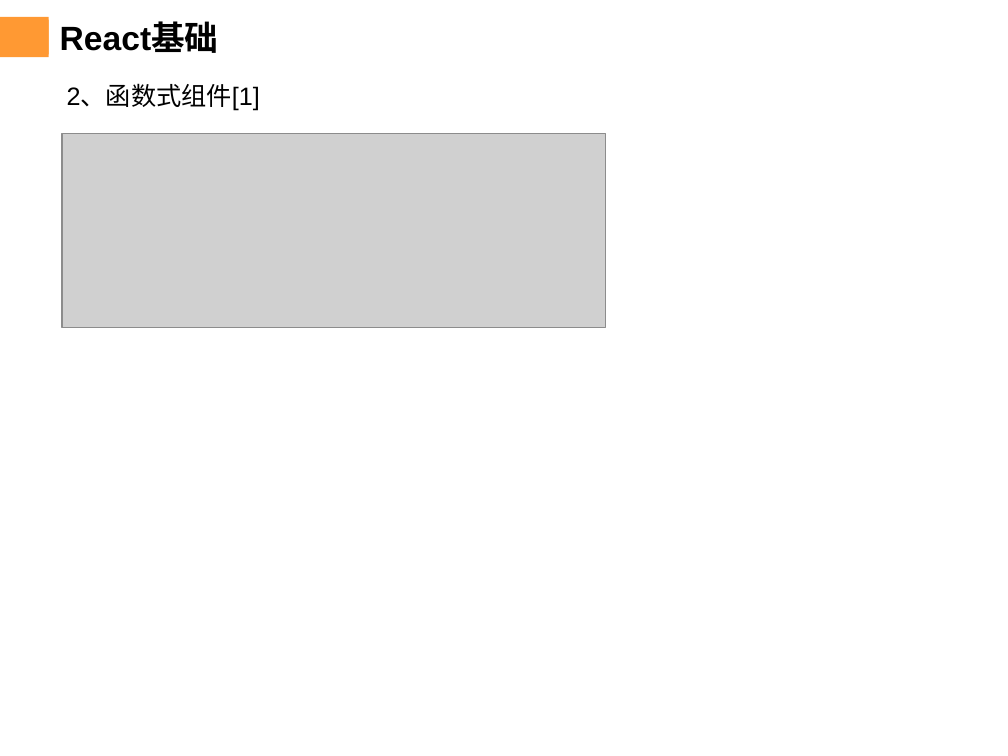
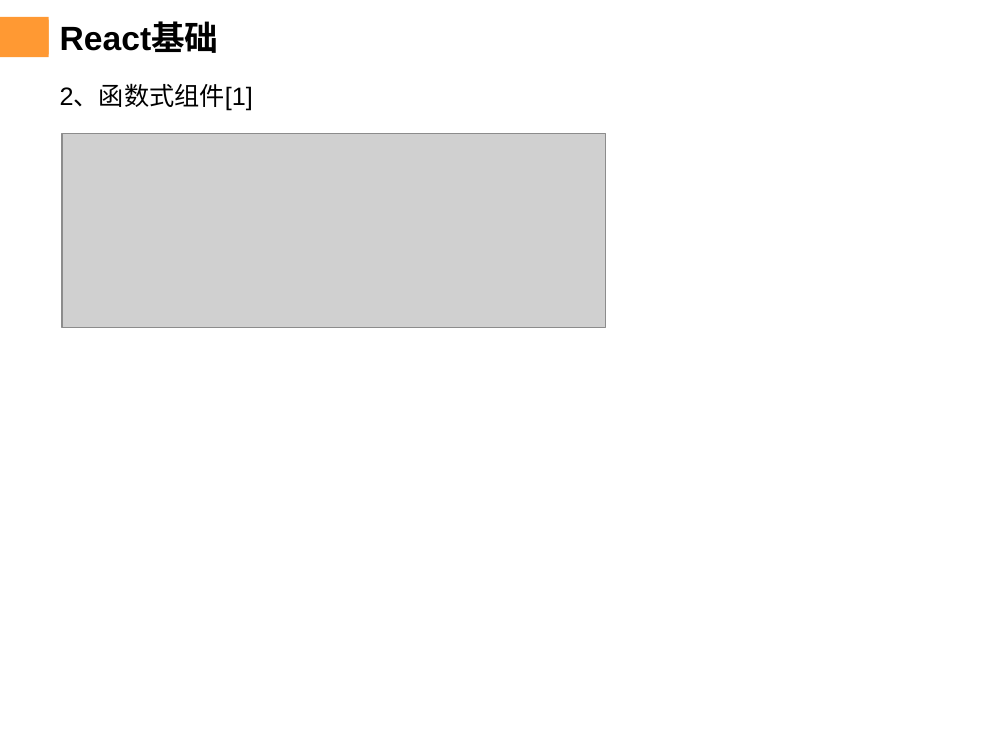
Before and after one commit to chenqiuli/JY_Peixun_1, a slide deck: slide 9 of PPT内容.pptx (slide 8 before the commit). Drawn at 1008x756 pixels with LibreOffice and Linux fonts; fonts in the diff are those of the drawing; grey boxes stand for pictures; background and template pictures are left out. Boxes give left, top, right and bottom in pixels: in the first picture for what was removed or moved away, otherwise in the second. Text is boxed around its words. In the diff, an @@ line names an element or a change of style, - is before the commit and + after.

```diff
--- a/PPT内容.pptx
+++ b/PPT内容.pptx
@@ text "2、函数式组件[1]": place and size @@
-text "2、函数式组件[1]" at (67, 85, 260, 111)
+text "2、函数式组件[1]" at (60, 85, 253, 111)
```
Also in this commit, not shown: 7 other slides changed, 2 slides added, 1 slide removed, 5 other files.
